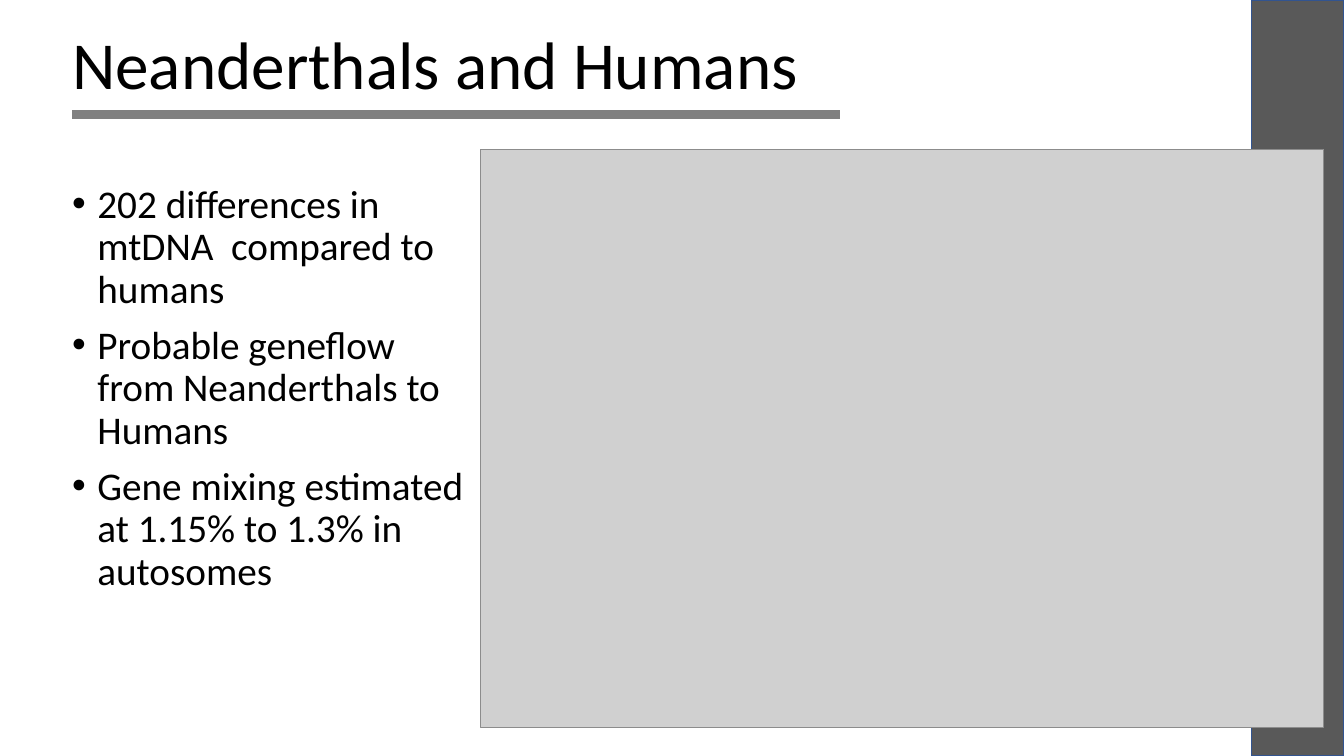
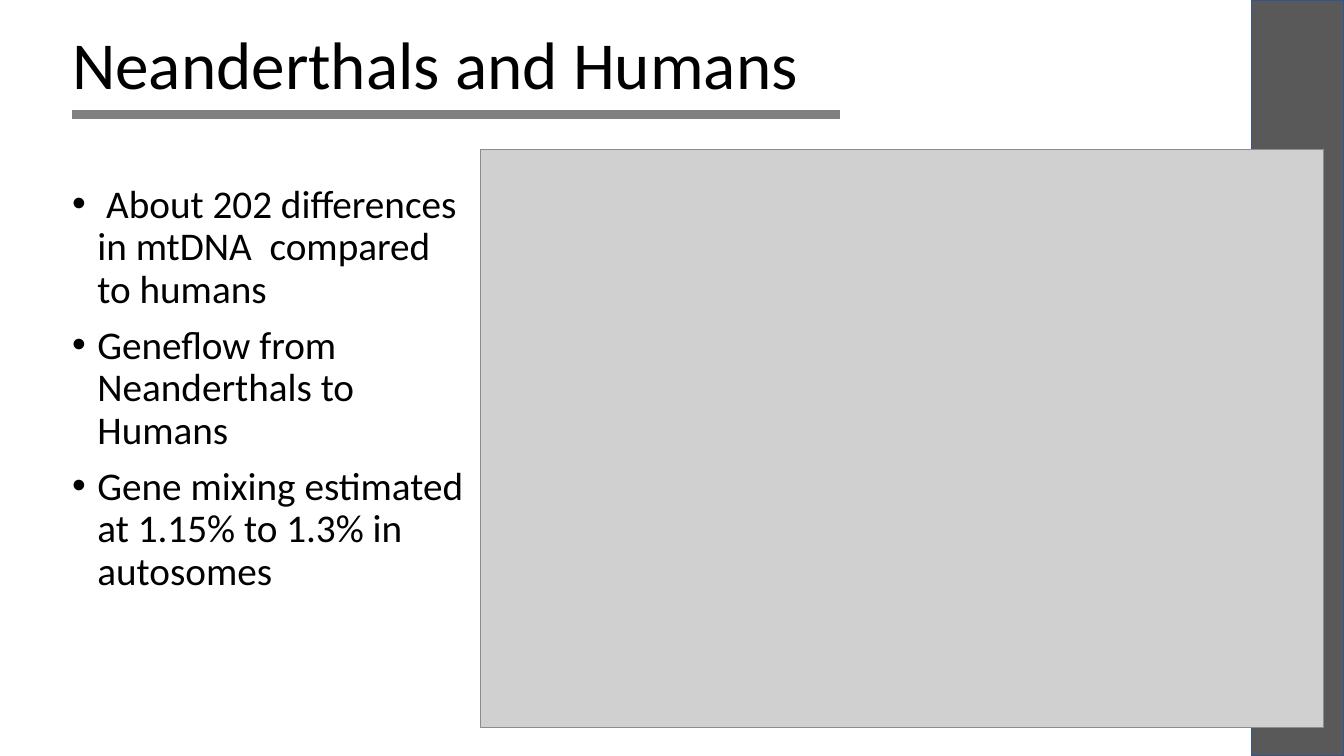
Before and after one commit to laksannathan/Biopython, a slide deck: slide 4 of humans_demo/Humans.pptx. Drawn at 1344x756 pixels with LibreOffice and Linux fonts; fonts in the diff are those of the drawing; grey boxes stand for pictures. Boxes give left, top, right and bottom in pixels: in the first picture for what was removed or moved away, otherwise in the second. Text is boxed around its words. In the diff, an @@ line names an element or a change of style, - is before the commit and + after.

```diff
--- a/humans_demo/Humans.pptx
+++ b/humans_demo/Humans.pptx
@@ text at (97, 190, 456, 445): text changed @@
-• 202 differences in mtDNA compared to humans
-• Probable geneflow from Neanderthals to Humans
+• About 202 differences in mtDNA compared to humans
+• Geneflow from Neanderthals to Humans
```
Also in this commit, not shown: 4 other slides changed.
